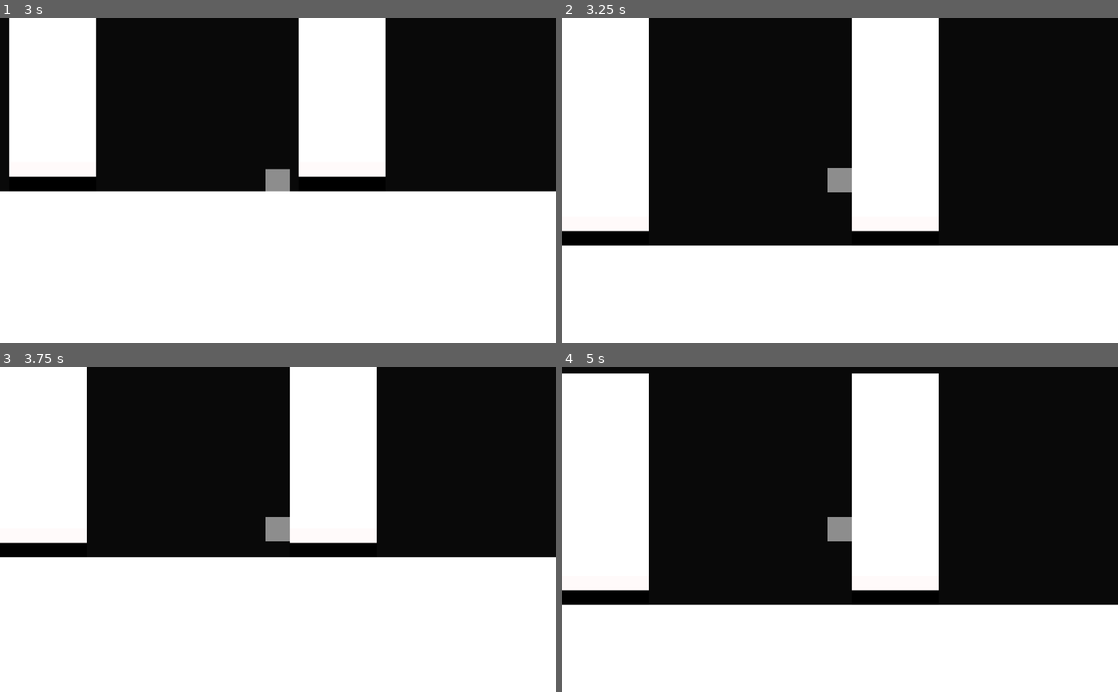
Above: before the commit, frames 1-4 (two rows, left to right).
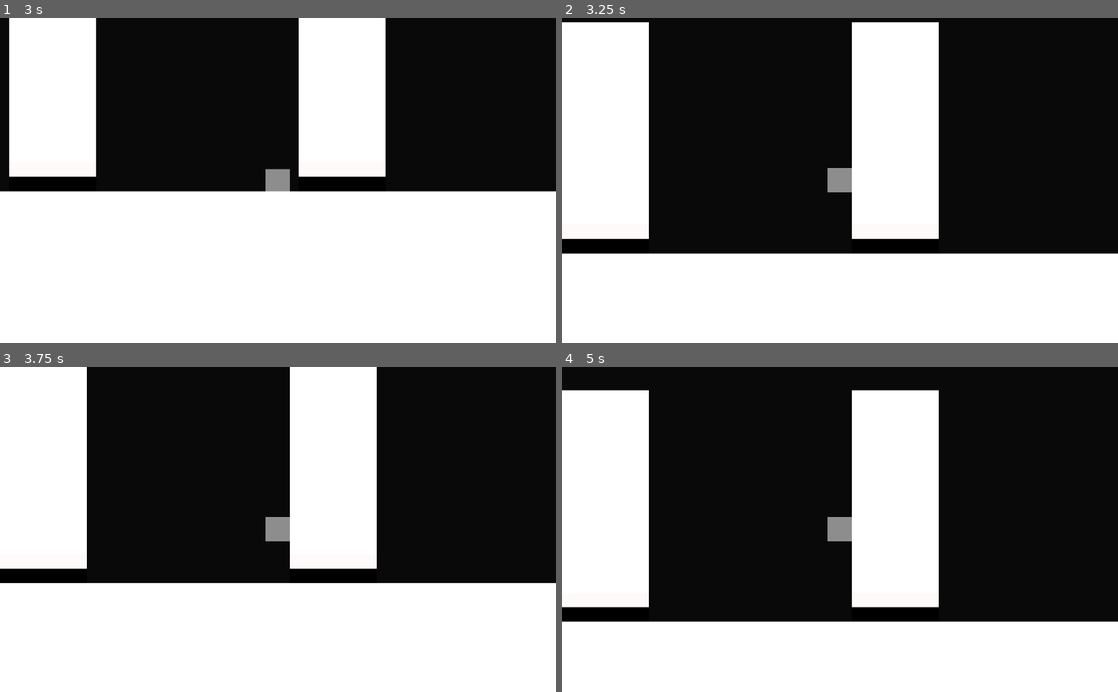
Above: after the commit, the same moments.

Repository: oleksadobush/Up_is_Down
Game: Godot game, scene res://src/Main.tscn
The game is run twice, just before and just after one commit, with the same random seed, the same clock (stepped at 60 frames per second) and the same inputs.
Inputs:
- Up to frame 1 (3 s): tap Enter at 0.5 s; hold Right (RIGHT) 0.53-2.03 s; tap Up (UP) at 0.77, 1.52 s; tap Space at 2 s; hold Down (DOWN) 2.03-2.78 s; hold Right (RIGHT) from 2.78 s (still down)
- Up to frame 2 (3.25 s): keep holding Right (RIGHT); tap Up (UP) at 3.02 s
- Up to frame 3 (3.75 s): keep holding Right (RIGHT)
- Up to frame 4 (5 s): tap Up (UP) at 3.77, 4.52 s; tap Enter at 4.25 s; release Right (RIGHT) at 4.28 s

Frame 1 is identical in both runs. In frame 2, 4.1% of the frame differs, in the area x 0-100%, y 0-73%; in frame 3, 8.6%, in the area x 0-100%, y 54-67%; in frame 4, 8.3%.

Commit message:
fix ray size

Diff:
--- a/src/Actors/Player.gd
+++ b/src/Actors/Player.gd
@@ -4,7 +4,7 @@
 var SPEED_UP: int = 600
 var JUMP_FORCE: int = 775
 var SPRING_FORCE: int = 6000
-var NEAR_WALL_SPEED: int = 10
+var NEAR_WALL_SPEED: int = 90
 var LERP_WEIGHT: float = 0.3
 
 var gravity: int = 2000
--- a/src/Actors/Player.tscn
+++ b/src/Actors/Player.tscn
@@ -87,9 +87,8 @@
 shape = SubResource( 6 )
 
 [node name="EdgeRayJump" type="RayCast2D" parent="."]
-scale = Vector2( 0.2, 0.2 )
 enabled = true
-cast_to = Vector2( 500, -450 )
+cast_to = Vector2( 240, -120 )
 
 [node name="WallRay" type="RayCast2D" parent="."]
 enabled = true
